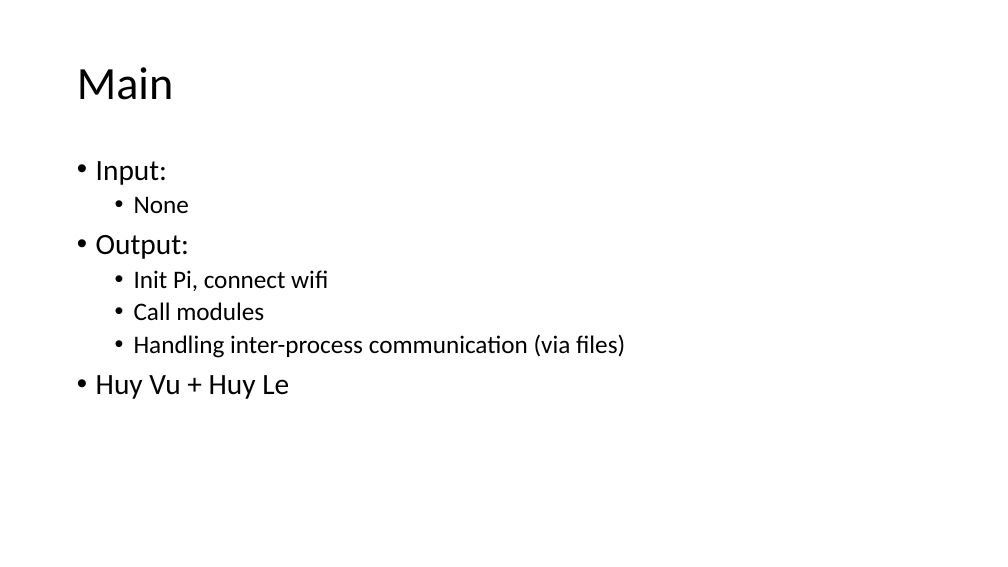
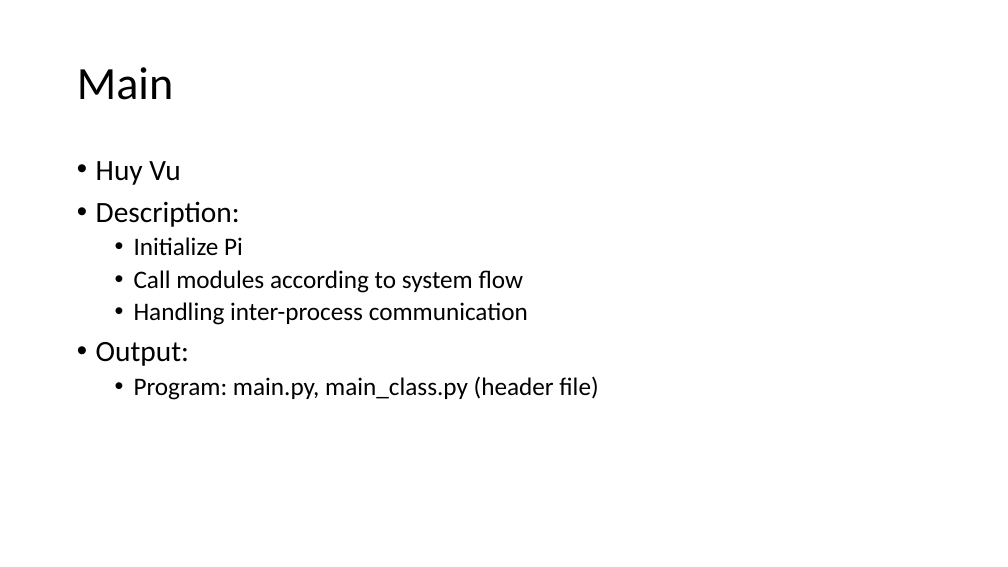
Before and after one commit to nguyenphu27/MyThesis, a slide deck: slide 6 of 00_Document/00_development_process/PPT_FunctionSpecification_R00.pptx. Drawn at 1008x567 pixels with LibreOffice and Linux fonts; fonts in the diff are those of the drawing. Boxes give left, top, right and bottom in pixels: in the first picture for what was removed or moved away, otherwise in the second. Text is boxed around its words. In the diff, an @@ line names an element or a change of style, - is before the commit and + after.

Commit message:
Update main, main_class, func spec
main_class now could init all module instance (include submodule)
Make Function specification more clearly

```diff
--- a/00_Document/00_development_process/PPT_FunctionSpecification_R00.pptx
+++ b/00_Document/00_development_process/PPT_FunctionSpecification_R00.pptx
@@ text at (96,161,528,325): text changed; size 28 to 24 pt @@
-• Input:
-  • None
+• Huy Vu
+• Description:
+  • Initialize Pi
+  • Call modules according to system flow
+  • Handling inter-process communication
@@ text at (134,376,598,400): text changed @@
-  • Init Pi, connect wifi
-  • Call modules
-  • Handling inter-process communication (via files)
-• Huy Vu + Huy Le
+  • Program: main.py, main_class.py (header file)
```
Also in this commit, not shown: 16 other slides changed, 1 slide added, 2 other files.
